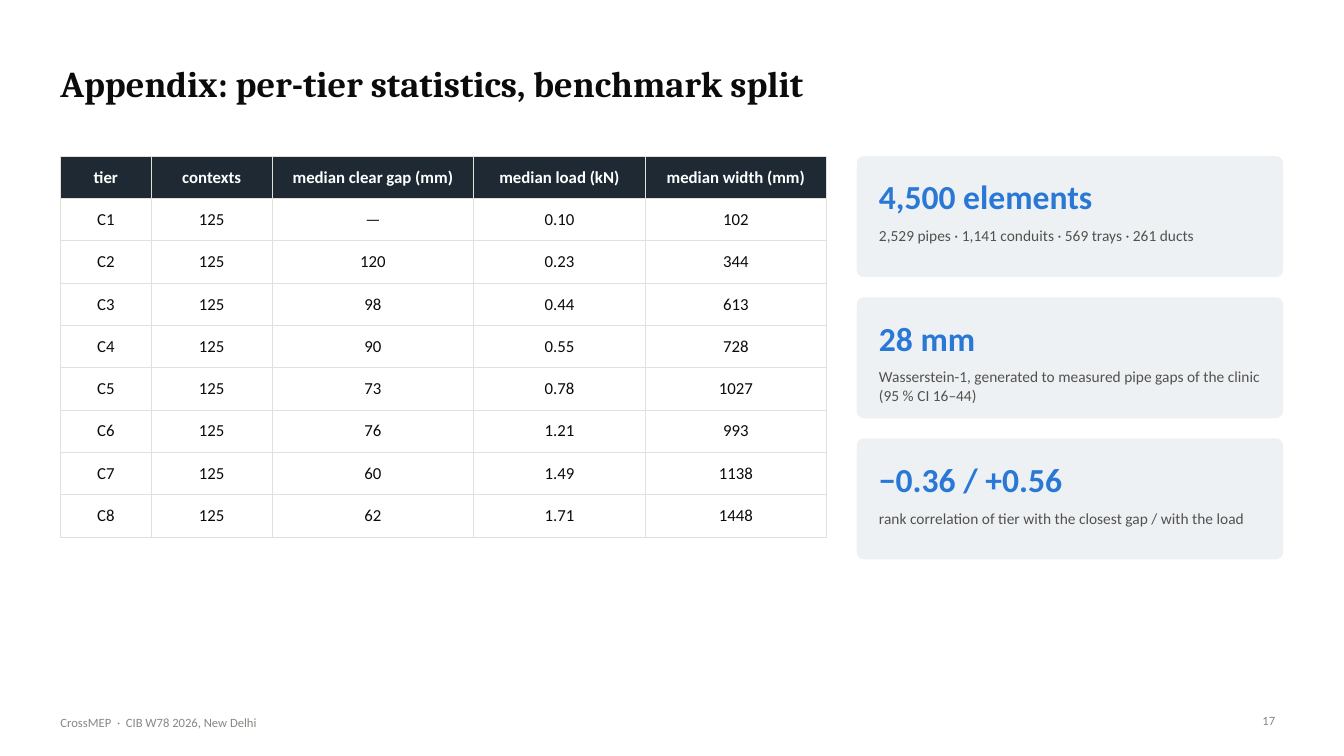
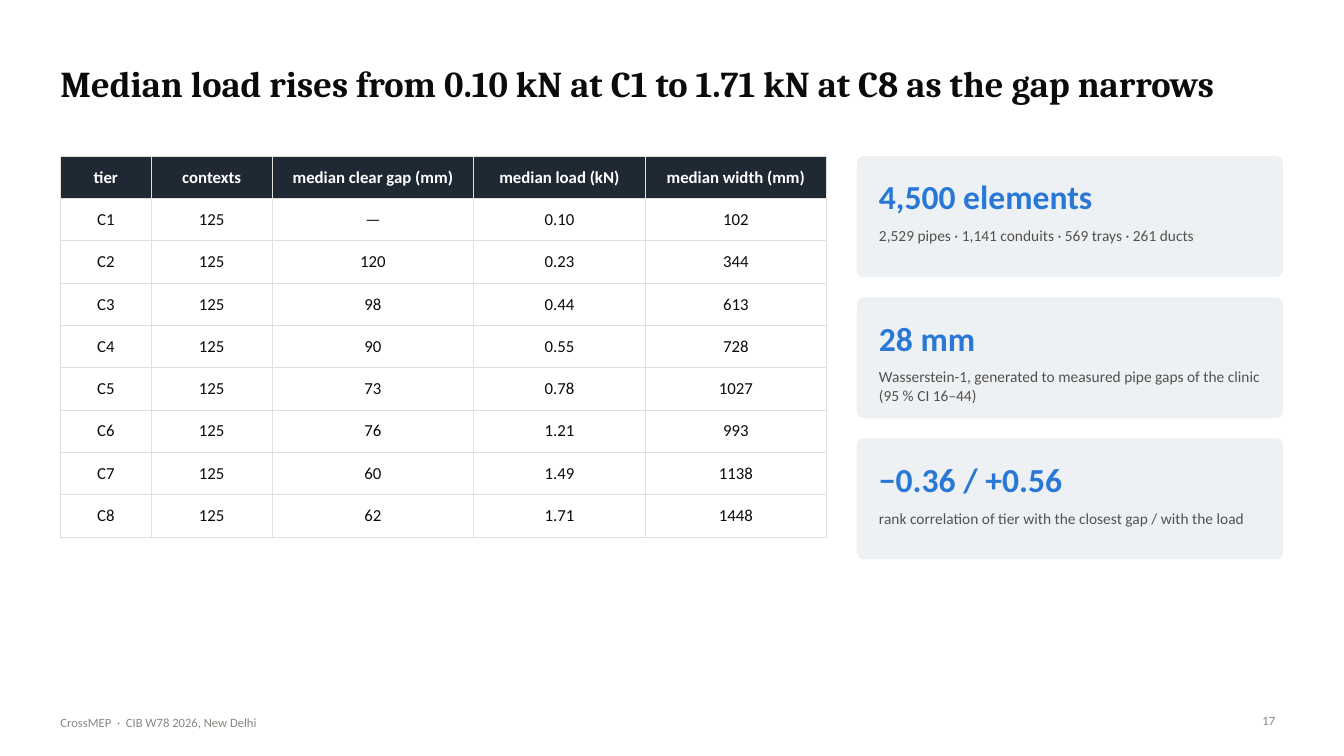
Before and after one commit to lavinia-ped/CrossMEP_Dataset, a slide deck: slide 17 of docs/CrossMEP_CIBW78_talk.pptx. Drawn at 1344x756 pixels with LibreOffice and Linux fonts; fonts in the diff are those of the drawing. Boxes give left, top, right and bottom in pixels: in the first picture for what was removed or moved away, otherwise in the second. Text is boxed around its words. In the diff, an @@ line names an element or a change of style, - is before the commit and + after.

Commit message:
Talk: slide titles state their message
Each title is now a sentence with a point (for example 'Spacing holds up on a
clinic the generator never saw', 'Nowadays, every pipe, duct and tray hangs from
a hand-designed support') rather than a topic label. Numbers in titles are
computed from the released data. Script headings updated to match; PPTX and PDF
rebuilt.

```diff
--- a/docs/CrossMEP_CIBW78_talk.pptx
+++ b/docs/CrossMEP_CIBW78_talk.pptx
@@ title at <box>60,71,1214,105</box>: text changed @@
-Appendix: per-tier statistics, benchmark split
+Median load rises from 0.10 kN at C1 to 1.71 kN at C8 as the gap narrows
```
Also in this commit, not shown: 18 other slides changed, 4 other files.
